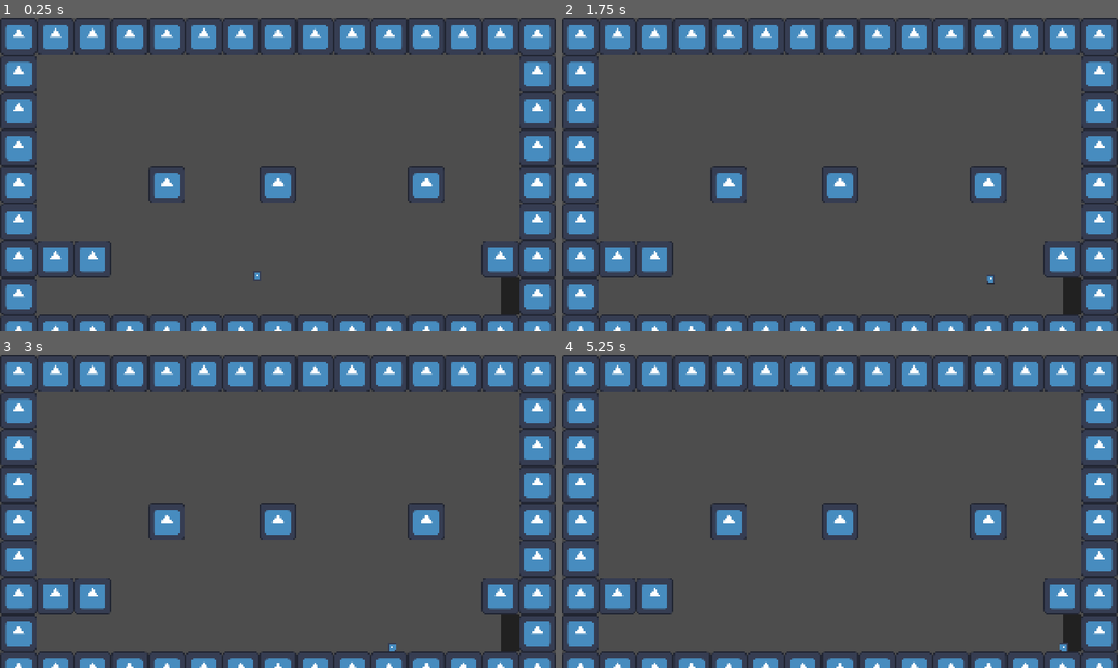
Above: before the commit, frames 1-4 (two rows, left to right).
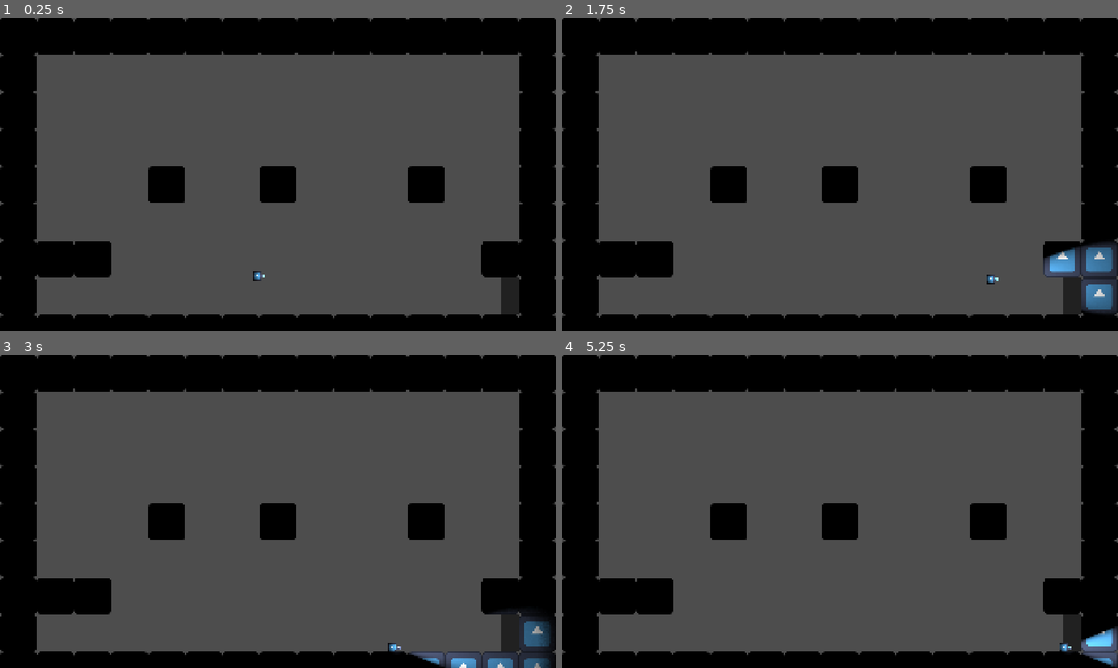
Above: after the commit, the same moments.

Repository: DylanPerry2098/ScreenTear
Game: Godot game, scene res://scenes/levels/test_room.tscn
Same seed, same stepped clock (60 frames per second), same inputs: the game is played once before the commit and once after it. The engine's default icon, where the game draws it, is replaced by a stand-in: a white triangle on a blue panel in a dark square.
Inputs (mouse positions are in pixels of both pictures, inside the frame that each line leads up to):
- Up to frame 1 (0.25 s): no input
- Up to frame 2 (1.75 s): move the mouse to (962, 158) at 0.52 s; hold D (move_right) from 0.53 s (still down); tap E (interact) at 0.6, 1.35 s; tap Space (jump) at 0.77, 1.52 s; move the mouse to (728, 190) at 1.27 s
- Up to frame 3 (3 s): move the mouse to (333, 442) at 2.02 s; release D (move_right) at 2.03 s; hold A (move_left) 2.03-2.78 s; tap E (interact) at 2.1, 2.85 s; move the mouse to (250, 574) at 2.77 s; hold D (move_right) from 2.78 s (still down)
- Up to frame 4 (5.25 s): tap Space (jump) at 3.02, 3.77, 4.52 s; move the mouse to (1006, 558) at 3.52 s; tap E (interact) at 3.6, 4.35, 5.1 s; move the mouse to (673, 464) at 4.27 s; release D (move_right) at 4.28 s; hold A (move_left) 4.28-5.03 s; move the mouse to (867, 511) at 5.02 s; hold D (move_right) from 5.03 s (still down)

The runs differ from the first frame. In frame 1, 32% of the frame differs, in the area x 0-100%, y 0-100%; in frame 2, 31%; in frame 3, 32%; in frame 4, 32%.

Commit message:
Flashlight!!!
Working flashlight.

Diff:
--- a/scenes/characters/player.tscn
+++ b/scenes/characters/player.tscn
@@ -9,8 +9,13 @@
 [ext_resource type="Script" uid="uid://br1b6gjy38p6e" path="res://scripts/state_machine/player/pr_jump_state.gd" id="7_606se"]
 [ext_resource type="Script" uid="uid://c13ctjkhmjacm" path="res://scripts/state_machine/player/pr_fall_state.gd" id="8_u1c27"]
 [ext_resource type="Script" uid="uid://cp4l5vqxlvnxf" path="res://scripts/state_machine/player/pr_land_state.gd" id="9_op7ga"]
+[ext_resource type="PackedScene" uid="uid://be2f24h77roh3" path="res://scenes/gizmos/flashlight.tscn" id="10_7vyk4"]
+[ext_resource type="Texture2D" uid="uid://drp0dedttahbe" path="res://assets/light_point.webp" id="11_2l4js"]
 
 [sub_resource type="CapsuleShape2D" id="CapsuleShape2D_i31h3"]
+
+[sub_resource type="CircleShape2D" id="CircleShape2D_ahet1"]
+radius = 22.022715
 
 [node name="Player" type="CharacterBody2D" unique_id=366328777 node_paths=PackedStringArray("state_machine", "state_idle", "state_run", "state_jump", "state_fall", "state_land")]
 collision_layer = 3
@@ -65,3 +70,17 @@
 unique_name_in_owner = true
 wait_time = 0.1
 one_shot = true
+
+[node name="Flashlight" parent="." unique_id=1496237813 instance=ExtResource("10_7vyk4")]
+position = Vector2(22, 0)
+
+[node name="CollisionShape2D2" type="CollisionShape2D" parent="." unique_id=1678463297]
+shape = SubResource("CircleShape2D_ahet1")
+disabled = true
+
+[node name="Illumination" type="PointLight2D" parent="." unique_id=612784230]
+position = Vector2(16.025412, -0.7913718)
+rotation = -3.1415925
+scale = Vector2(0.28784972, 0.19633159)
+energy = 1.85
+texture = ExtResource("11_2l4js")
--- /dev/null
+++ b/scenes/gizmos/flashlight.tscn
@@ -0,0 +1,15 @@
+[gd_scene format=3 uid="uid://be2f24h77roh3"]
+
+[ext_resource type="Texture2D" uid="uid://y6oyhksf6wmd" path="res://assets/torch_light.png" id="1_n646v"]
+[ext_resource type="Texture2D" uid="uid://cb781g0q384rp" path="res://assets/icon.svg" id="2_yborx"]
+
+[node name="Flashlight" type="Node2D" unique_id=1496237813]
+
+[node name="PointLight2D" type="PointLight2D" parent="." unique_id=21381727]
+position = Vector2(300, -5)
+energy = 4.5
+texture = ExtResource("1_n646v")
+
+[node name="Icon" type="Sprite2D" parent="." unique_id=725536074]
+scale = Vector2(0.1, 0.1)
+texture = ExtResource("2_yborx")
--- a/scenes/levels/test_room.tscn
+++ b/scenes/levels/test_room.tscn
@@ -28,3 +28,6 @@
 
 [node name="Player" parent="." unique_id=366328777 instance=ExtResource("3_gyqsl")]
 position = Vector2(888, 824)
+
+[node name="CanvasModulate" type="CanvasModulate" parent="." unique_id=676089084]
+color = Color(0, 0, 0, 1)
Binary file added: assets/light_point.webp
Not shown, added: assets/light_point.webp.import
Binary file added: assets/torch_light.png
Not shown, added: assets/torch_light.png.import
